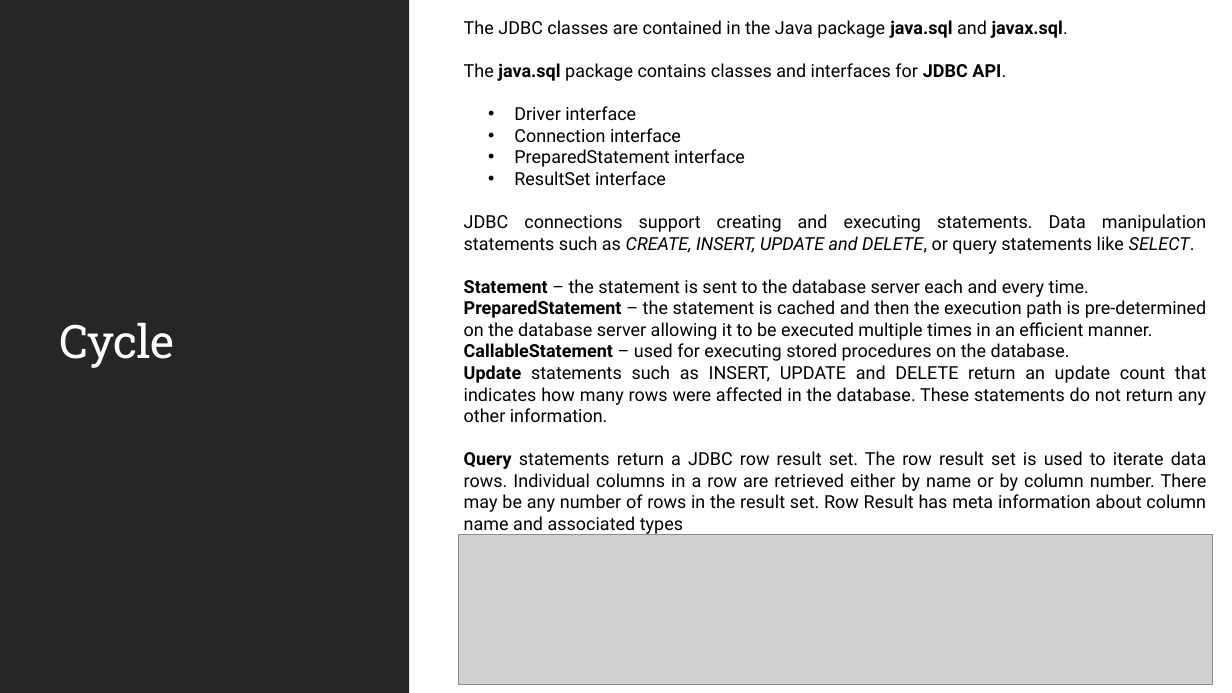
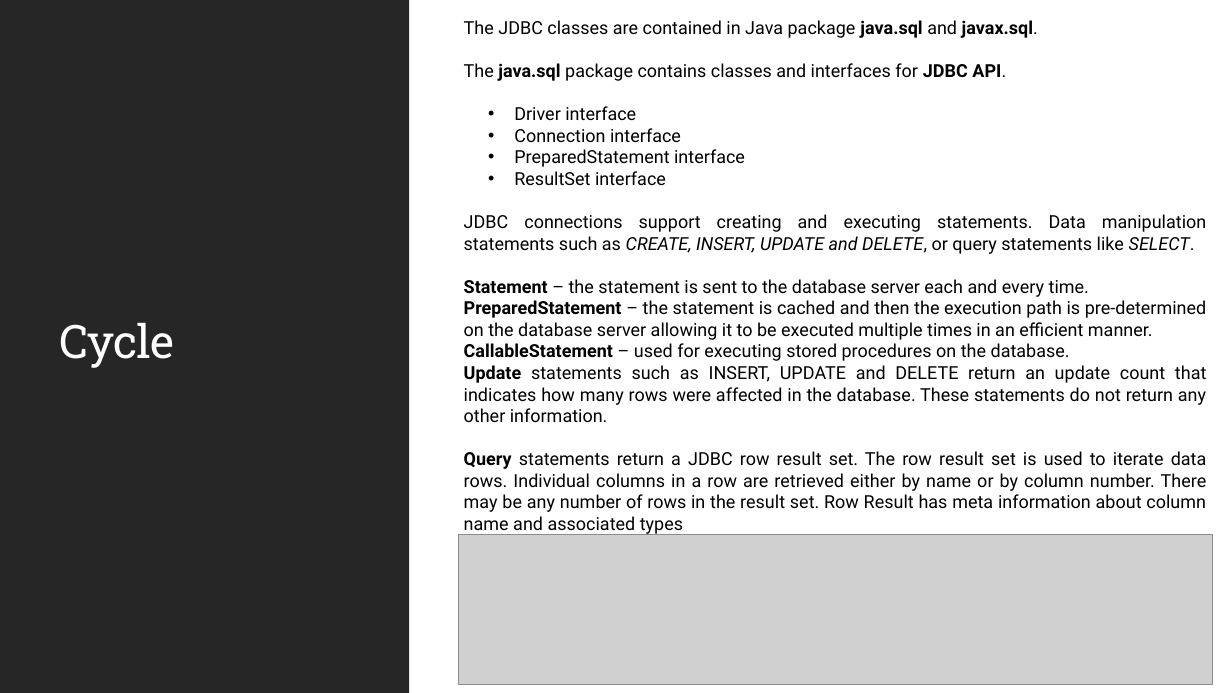
Before and after one commit to JSS-DEVCORE/JdbcExample, a slide deck: slide 5 of docs/JDBC Insights.pptx. Drawn at 1232x693 pixels with LibreOffice and Linux fonts; fonts in the diff are those of the drawing; grey boxes stand for pictures. Boxes give left, top, right and bottom in pixels: in the first picture for what was removed or moved away, otherwise in the second. Text is boxed around its words. In the diff, an @@ line names an element or a change of style, - is before the commit and + after.

```diff
--- a/docs/JDBC Insights.pptx
+++ b/docs/JDBC Insights.pptx
@@ text at (x1=464, y1=20, x2=1038, y2=38): text changed @@
-The JDBC classes are contained in the Java package java.sql and javax.sql.
+The JDBC classes are contained in Java package java.sql and javax.sql.
```
Also in this commit, not shown: 4 other slides changed, 1 slide added.
